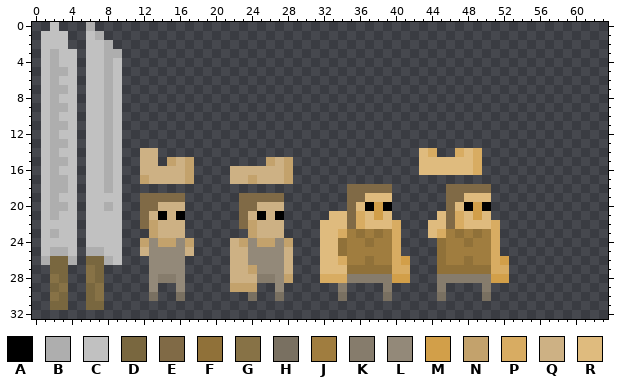
File history of a pixel-art sprite, Assets/Sprites/PlayerSheet.png. The picture above is the old version.
The file is 64x64 pixels. Shown: x 0..63, y 0..32.
Palette (. is transparent): A #000000  B #aeaeae  C #c1c1c1  D #79673f  E #806a46  F #907139  G #877246  H #797061  J #a07d3f  K #867c6c  L #938979  M #d29f49  N #c3a26c  P #d8ac62  Q #cdb184  R #dfbb7e
Pixels before, first column x 1:
 0 .C...B..............................................
 1 CCC..CB.............................................
 2 CCC..CCB............................................
 3 CBCC.CCBB...........................................
 4 CBCC.CCBC...........................................
 5 CBBC.CCBC...........................................
 6 CBCC.CCBC...........................................
 7 CBBC.CCBC...........................................
 8 CBCC.CCBC...........................................
 9 CBBC.CCBC...........................................
10 CBCC.CCBC...........................................
11 CBBC.CCBC...........................................
12 CBCC.CCBC...........................................
13 CBBC.CCBC...........................................
14 CBCC.CCBC..QQ.............................RP..PRP...
15 CBBC.CCBC..QQ.NQN........NQN..............RRRRRRP...
16 CBCC.CCBC..QQQQQN....QQQQQQN..............RRRRRRP...
17 CBBC.CCBC..NQQQQN....QQNQQQN........................
18 CBBC.CCBC.........................EEEEE......EEEEE..
19 CBCC.CCCC..EEEEE......EEEEE.......EERRR......EERRR..
20 CBBC.CCBC..EEQQQ......EEQQQ.......ERAMA......ERAMA..
21 CBCC.CCCC..EQAQA......EQAQA.....RREPRMR.....REPRMR..
22 CCCC.CCCC..ENQQQ......ENQQQ....RRREPRRRP...RREPRRRP.
23 CBCC.CCCC...NQQQ.......NQQQ....RRPJFJFJP...RPJFJFJP.
24 CCCC.CCCC..NLNNLN....QNLNNLN...RRFJJFJJP....FJJFJJP.
25 CBBC.BBCC..QLLLLQ....QQLLLLQ...RRFJJJJJP....FJJJJJP.
26 BDDB.DDBC...LLLL.....QQLLLLQ...RRPJJFJJPM...FJJFJJPM
27 .DD..GD.....LLLL.....QQNLLLQ...RRRFFFFFPP...FFFFFFPP
28 .GD..GD.....LKKL.....QQQKKLN...PPPKKKKKMM...KKKKKKMM
29 .DG..DG.....L..L.....NNN..L......K....K.....K....K..
30 .GD..DG.....H..H.......H..H......H....H.....H....H..
31 .DD..DD.............................................
New version:
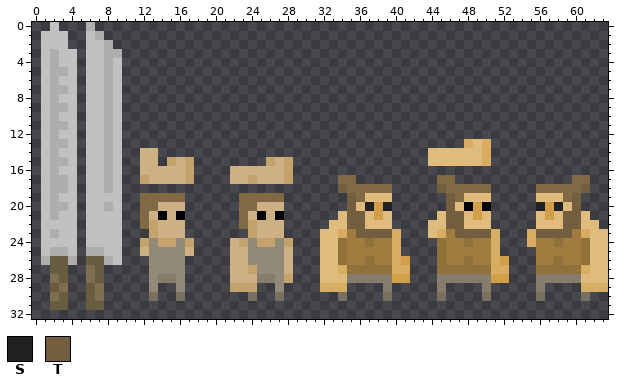
Colours new in this view: S #212121  T #735f3f
Difference:
colour D: #79673f -> #695d41
colour G: #877246 -> #7e704e
Changed rows in their new state; - is a pixel that keeps its letter.
first column x 32:
13 ----------------PRP-------------
14 -----------.RRRR-RP-------------
15 -----------.-----RP-------------
16 -----------.......--------------
17 --EE---------EE-------------EE--
18 --T----------T----------EEEEET--
19 ---T----------T---------RRRET---
20 ---T-S-S------T---------SMSRT---
21 -.-TT---------TT--------RMRTTR--
22 .--TT---.-----TT---.----RRRTTRR-
23 ----TTTT-------TTTT----PTTTTJPRR
24 -----------------------PJJFJJFRR
25 ------------------------JJJJJFRR
26 --F---------------------JJFJJFRR
27 --P---------------------FFFFFPRR
28 RRR---------------------KKKKKRRR
29 PPP---------------------K----PPP
30 ------------------------H----H--
Pixel boxes of the changes (left, top, right, bottom) in both pictures:
changed: (320, 139, 608, 301)
changed: (50, 256, 104, 310)
